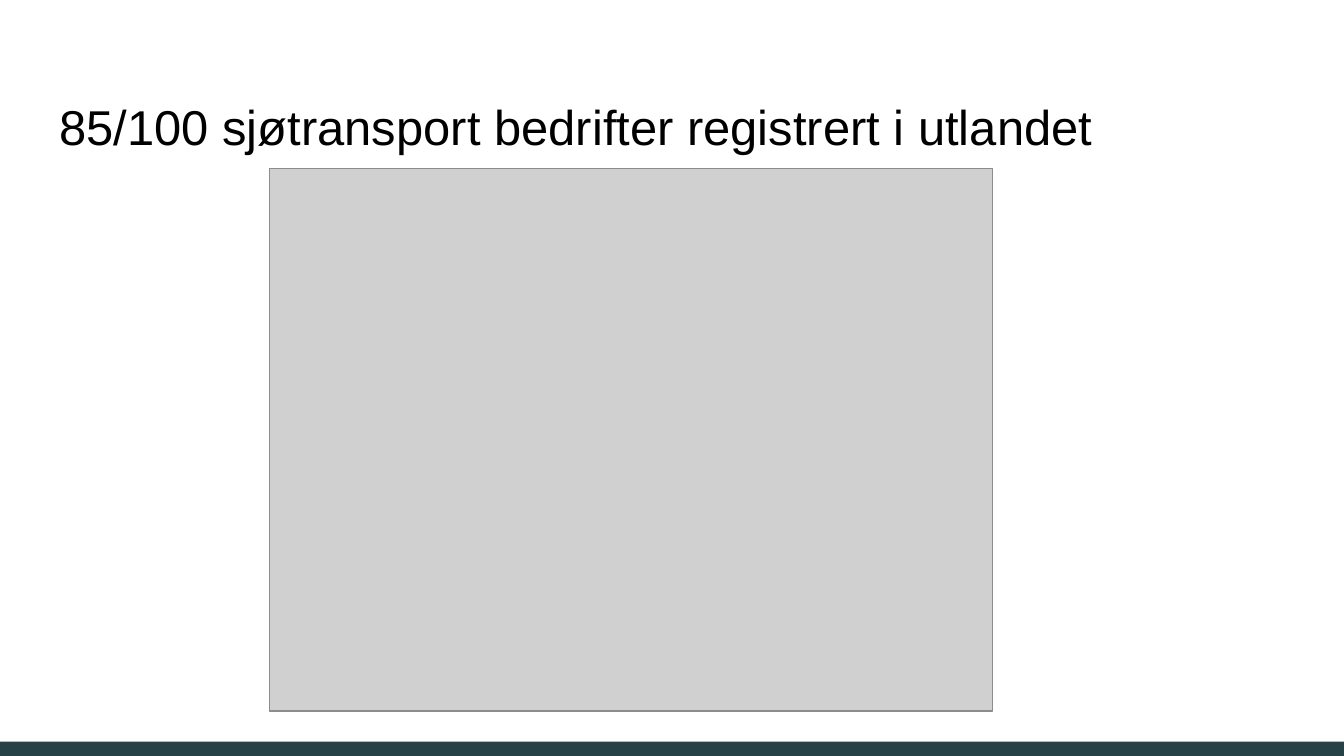
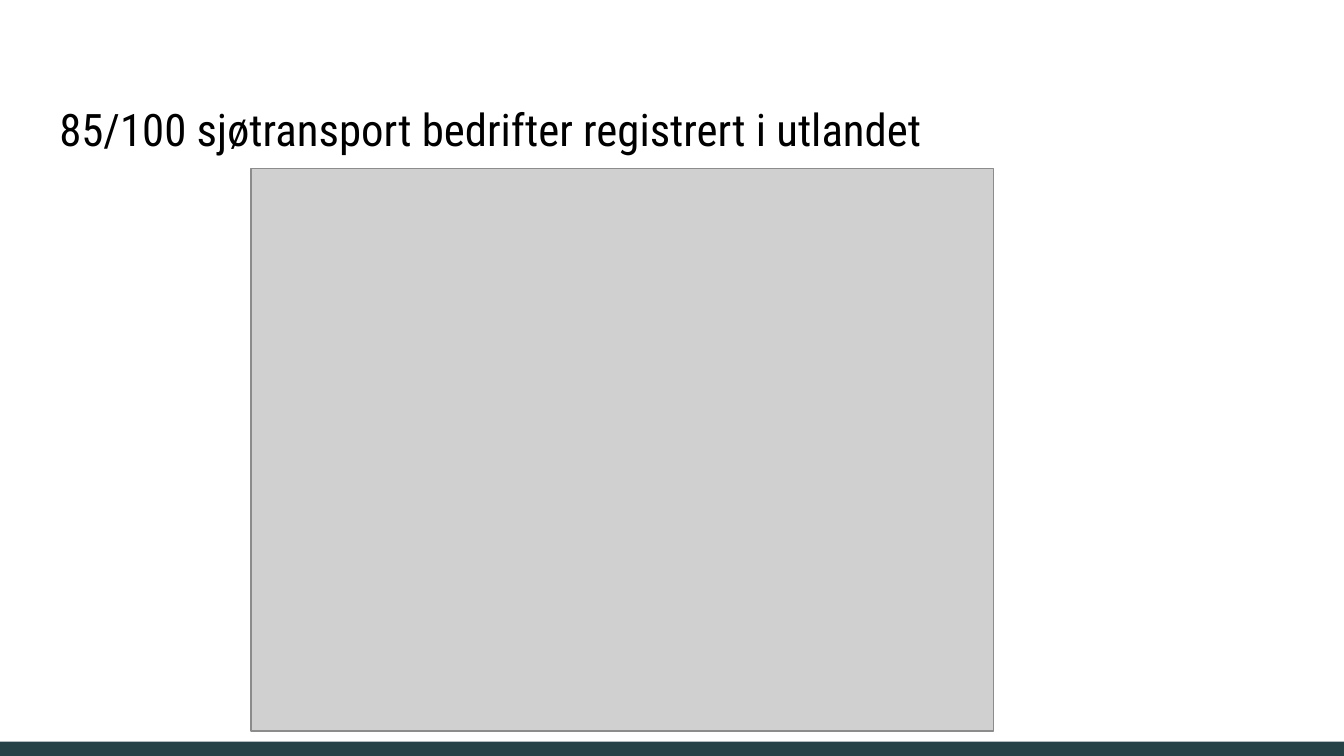
Before and after one commit to nori-parelius/InnenlandskTransport, a slide deck: slide 12 of SSB.odp. Drawn at 1344x756 pixels with LibreOffice and Linux fonts; fonts in the diff are those of the drawing; grey boxes stand for pictures. Boxes give left, top, right and bottom in pixels: in the first picture for what was removed or moved away, otherwise in the second. Text is boxed around its words. In the diff, an @@ line names an element or a change of style, - is before the commit and + after.

```diff
--- a/SSB.odp
+++ b/SSB.odp
@@ title "85/100 sjøtransport bedrifter registrert i ..." at (x1=59, y1=112, x2=921, y2=156): size 26.2 to 24 pt, font Arial to Roboto Condensed; line spacing 0.8 to 1 @@
@@ picture resized from (x1=269, y1=168, x2=992, y2=711) to (x1=251, y1=168, x2=995, y2=730) @@
```
Also in this commit, not shown: 11 other slides changed, 12 other files.
